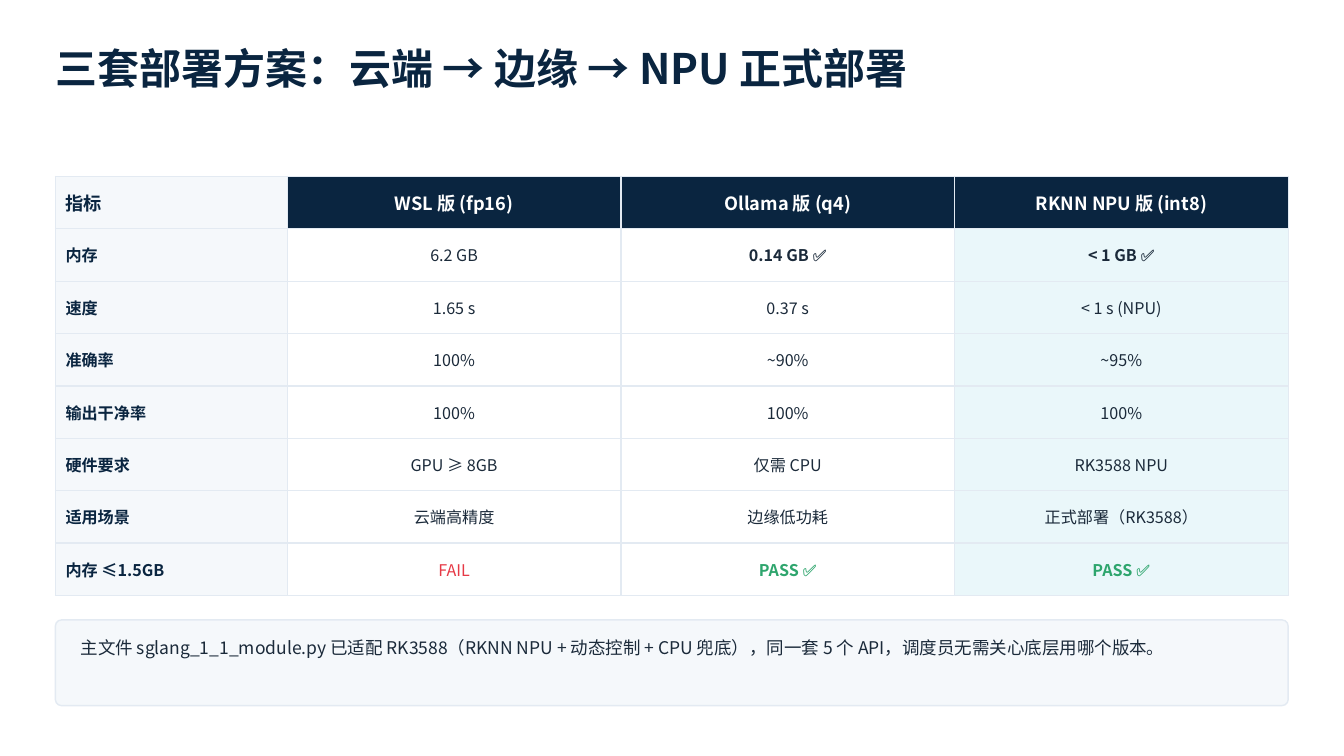
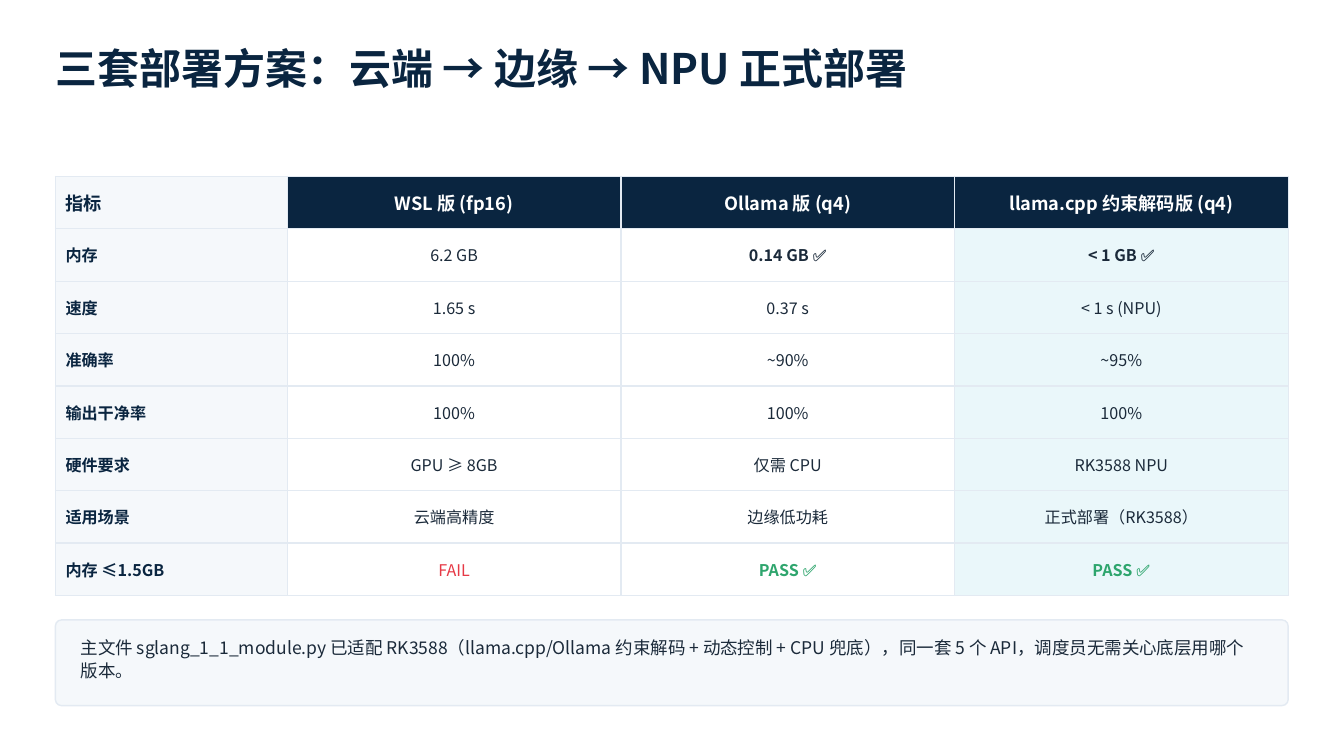
Before and after one commit to qiaoruihao-coder/rk3588---Token-, a slide deck: slide 5 of 1.1模块_答辩PPT.pptx. Drawn at 1344x756 pixels with LibreOffice and Linux fonts; fonts in the diff are those of the drawing. Boxes give left, top, right and bottom in pixels: in the first picture for what was removed or moved away, otherwise in the second. Text is boxed around its words. In the diff, an @@ line names an element or a change of style, - is before the commit and + after.

Commit message:
PPT/进度汇报更新: RKNN/.rknn 路线改为 llama.cpp/Ollama 约束解码
- 答辩PPT: S5三套部署表/架构图/S11总结三步, 清除过时的 RKNN NPU/.rknn 表述,
  改为 llama.cpp/Ollama 约束解码(q4 .gguf) + 动态控制
- 进度汇报docx: 技术栈/交付物/指标(/sys 内存)/下一步全部同步 llama.cpp 约束解码路线,
  dynamic_control 7->10文件, 测试 8->12用例
- 指针指标内存标注'待上板实测确认'(不再写死 <1GB)

```diff
--- a/1.1模块_答辩PPT.pptx
+++ b/1.1模块_答辩PPT.pptx
@@ table at [55, 176, 1289, 582] @@
-row 1, column 4: RKNN NPU 版 (int8)
+row 1, column 4: llama.cpp 约束解码版 (q4)
@@ text at [81, 639, 1244, 679]: text changed @@
-主文件 sglang_1_1_module.py 已适配 RK3588（RKNN NPU + 动态控制 + CPU 兜底），同一套 5 个 API，调度员无需关心底层用哪个版本。
+主文件 sglang_1_1_module.py 已适配 RK3588（llama.cpp/Ollama 约束解码 + 动态控制 + CPU 兜底），同一套 5 个 API，调度员无需关心底层用哪个版本。
```
Also in this commit, not shown: 3 other slides changed, 1 other file.
